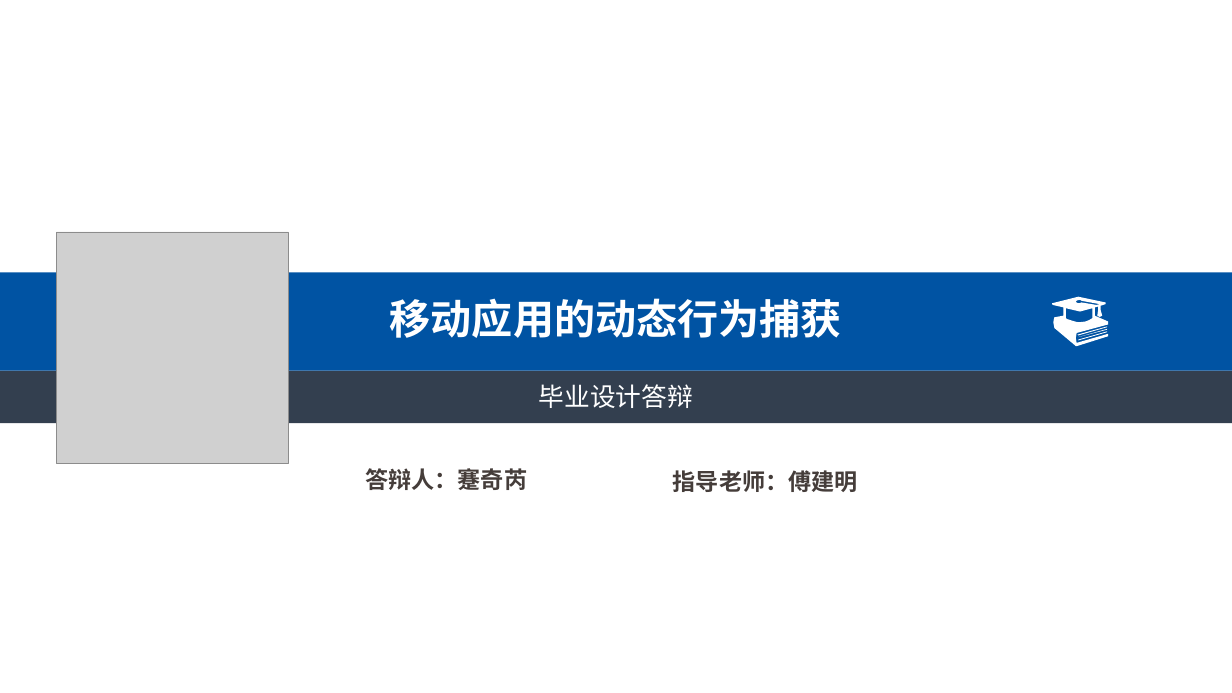
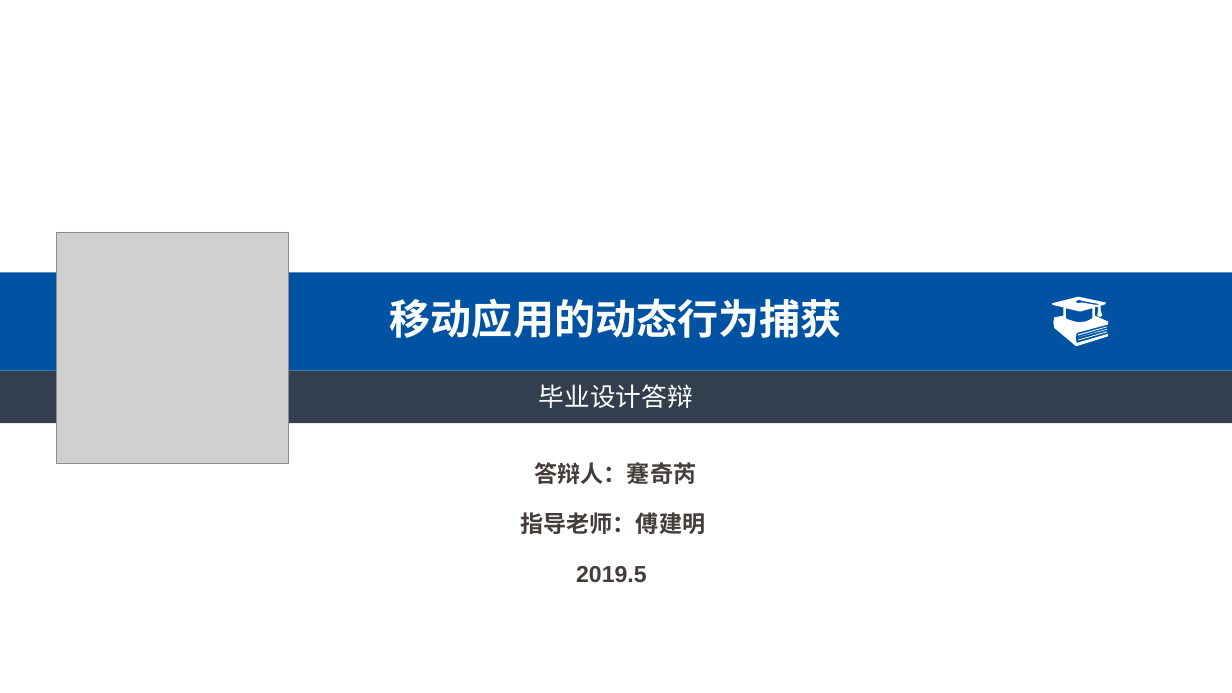
Before and after one commit to january147/Graduation_Project, a slide deck: slide 1 of ppt/移动应用的动态行为捕获.pptx. Drawn at 1232x693 pixels with LibreOffice and Linux fonts; fonts in the diff are those of the drawing; grey boxes stand for pictures. Boxes give left, top, right and bottom in pixels: in the first picture for what was removed or moved away, otherwise in the second. Text is boxed around its words. In the diff, an @@ line names an element or a change of style, - is before the commit and + after.

```diff
--- a/ppt/移动应用的动态行为捕获.pptx
+++ b/ppt/移动应用的动态行为捕获.pptx
@@ text "答辩人：蹇奇芮": place and size @@
-text "答辩人：蹇奇芮" at (365,468,527,490)
+text "答辩人：蹇奇芮" at (535,462,697,484)
@@ text "指导老师：傅建明": place and size @@
-text "指导老师：傅建明" at (673,470,858,492)
+text "指导老师：傅建明" at (520,512,705,534)
@@ text added at (576,566,647,582), 18 pt, text #453D3A, bold @@
+2019.5
```
Also in this commit, not shown: 16 other slides changed, 1 other file.
